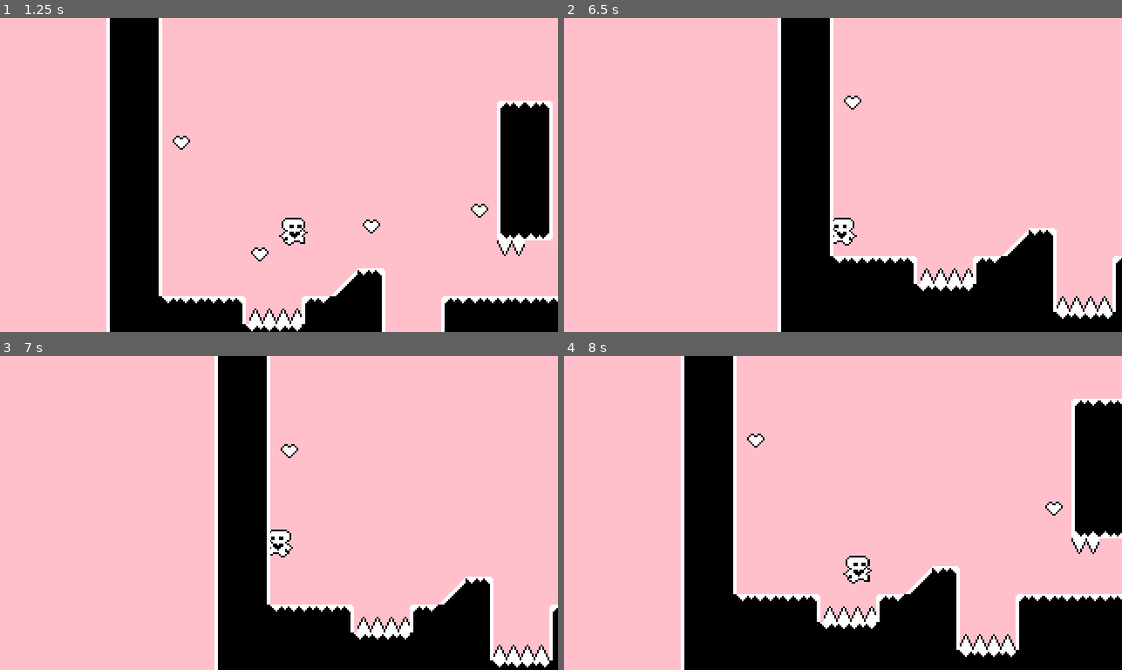
Above: before the commit, frames 1-4 (two rows, left to right).
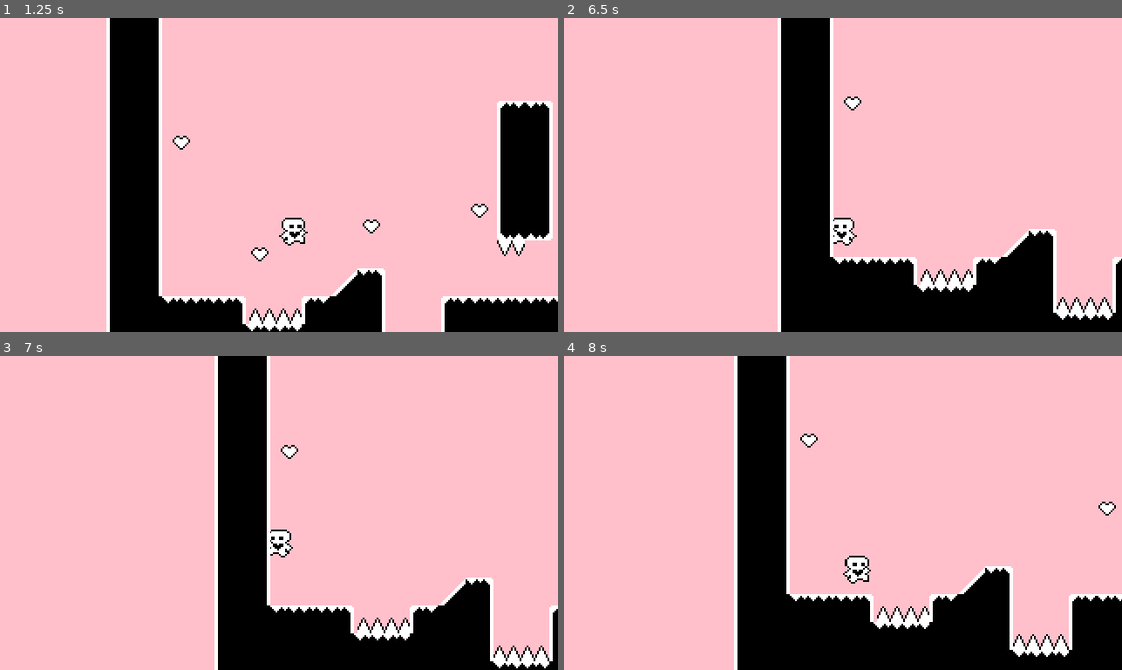
Above: after the commit, the same moments.

Repository: chloechen436/Heart-Platformer
Game: Godot game, scene res://level_one.tscn
The game is run twice, just before and just after one commit, with the same random seed, the same clock (stepped at 60 frames per second) and the same inputs.
Inputs:
- Up to frame 1 (1.25 s): tap Enter (ui_accept) at 0.5, 0.77 s; hold Right (ui_right) from 0.53 s (still down)
- Up to frame 2 (6.5 s): tap Enter (ui_accept) at 1.52, 3.02, 3.77, 4.52, 6.02 s; release Right (ui_right) at 2.03 s; hold Left (ui_left) 2.03-2.78 s; hold Right (ui_right) 2.78-4.28 s; hold Left (ui_left) 4.28-5.03 s; hold Right (ui_right) 5.03-5.78 s; hold Left (ui_left) from 5.78 s (still down)
- Up to frame 3 (7 s): keep holding Left (ui_left); tap Enter (ui_accept) at 6.77 s
- Up to frame 4 (8 s): release Left (ui_left) at 7.28 s; hold Right (ui_right) from 7.28 s (still down); tap Enter (ui_accept) at 7.52 s

Frame 1 is identical in both runs. In frame 2, 0.4% of the frame differs, in the area x 47-100%, y 24-97%; in frame 3, 0.4%; in frame 4, 28%, in the area x 20-100%, y 0-100%.

Commit message:
part 8 done

Diff:
--- a/Heart Platformer/level_one.tscn
+++ b/Heart Platformer/level_one.tscn
@@ -1,11 +1,13 @@
-[gd_scene load_steps=5 format=3 uid="uid://bhifl221bu6i3"]
+[gd_scene load_steps=6 format=3 uid="uid://bhifl221bu6i3"]
 
 [ext_resource type="PackedScene" uid="uid://cjvfn0p8aay1e" path="res://world.tscn" id="1_spmki"]
 [ext_resource type="PackedScene" uid="uid://ct4nmqbu40vrf" path="res://spikes.tscn" id="2_1xe7h"]
+[ext_resource type="PackedScene" uid="uid://b2jh5urlv1mvv" path="res://level_two.tscn" id="2_q0p0n"]
 [ext_resource type="PackedScene" uid="uid://b7ssnkt4brfcg" path="res://heart.tscn" id="3_c8cr2"]
 [ext_resource type="PackedScene" uid="uid://bx8enf5ix4chl" path="res://level_tile_map.tscn" id="4_fhmwx"]
 
 [node name="LevelOne" instance=ExtResource("1_spmki")]
+next_level = ExtResource("2_q0p0n")
 
 [node name="Player" parent="." index="0"]
 position = Vector2(49, 78)
--- a/Heart Platformer/level_transition.tscn
+++ b/Heart Platformer/level_transition.tscn
@@ -1,13 +1,29 @@
 [gd_scene load_steps=6 format=3 uid="uid://cxyoglqf88fc"]
 
-[ext_resource type="Script" path="res://level_transition.gd" id="1_nqmk7"]
+[ext_resource type="Script" path="res://level_transition.gd" id="1_ka3do"]
 
-[sub_resource type="Animation" id="Animation_tf5yh"]
+[sub_resource type="Animation" id="Animation_cd0p8"]
+resource_name = "fade_to_black"
+length = 0.5
+tracks/0/type = "value"
+tracks/0/imported = false
+tracks/0/enabled = true
+tracks/0/path = NodePath("AnimationPlayer/ColorRect:color")
+tracks/0/interp = 1
+tracks/0/loop_wrap = true
+tracks/0/keys = {
+"times": PackedFloat32Array(0, 0.5),
+"transitions": PackedFloat32Array(1, 1),
+"update": 0,
+"values": [Color(0, 0, 0, 0), Color(0, 0, 0, 1)]
+}
+
+[sub_resource type="Animation" id="Animation_b5uau"]
 length = 0.001
 tracks/0/type = "value"
 tracks/0/imported = false
 tracks/0/enabled = true
-tracks/0/path = NodePath("ColorRect:color")
+tracks/0/path = NodePath("AnimationPlayer/ColorRect:color")
 tracks/0/interp = 1
 tracks/0/loop_wrap = true
 tracks/0/keys = {
@@ -17,13 +33,13 @@
 "values": [Color(0, 0, 0, 0)]
 }
 
-[sub_resource type="Animation" id="Animation_uifq2"]
+[sub_resource type="Animation" id="Animation_djxxa"]
 resource_name = "fade_from_black"
 length = 0.5
 tracks/0/type = "value"
 tracks/0/imported = false
 tracks/0/enabled = true
-tracks/0/path = NodePath("ColorRect:color")
+tracks/0/path = NodePath("AnimationPlayer/ColorRect:color")
 tracks/0/interp = 1
 tracks/0/loop_wrap = true
 tracks/0/keys = {
@@ -33,44 +49,27 @@
 "values": [Color(0, 0, 0, 1), Color(0, 0, 0, 0)]
 }
 
-[sub_resource type="Animation" id="Animation_aw1bu"]
-resource_name = "fade_to_black"
-length = 0.5
-tracks/0/type = "value"
-tracks/0/imported = false
-tracks/0/enabled = true
-tracks/0/path = NodePath("ColorRect:color")
-tracks/0/interp = 1
-tracks/0/loop_wrap = true
-tracks/0/keys = {
-"times": PackedFloat32Array(0, 0.5),
-"transitions": PackedFloat32Array(1, 1),
-"update": 0,
-"values": [Color(0, 0, 0, 0), Color(0, 0, 0, 1)]
-}
-
-[sub_resource type="AnimationLibrary" id="AnimationLibrary_13iah"]
+[sub_resource type="AnimationLibrary" id="AnimationLibrary_12bak"]
 _data = {
-"RESET": SubResource("Animation_tf5yh"),
-"fade_from_black": SubResource("Animation_uifq2"),
-"fade_to_black": SubResource("Animation_aw1bu")
+"RESET": SubResource("Animation_b5uau"),
+"fade_from_black": SubResource("Animation_djxxa"),
+"fade_to_black": SubResource("Animation_cd0p8")
 }
 
 [node name="LevelTransition" type="CanvasLayer"]
 process_mode = 3
 layer = 10
-script = ExtResource("1_nqmk7")
+script = ExtResource("1_ka3do")
 
 [node name="AnimationPlayer" type="AnimationPlayer" parent="."]
 libraries = {
-"": SubResource("AnimationLibrary_13iah")
+"": SubResource("AnimationLibrary_12bak")
 }
 
-[node name="ColorRect" type="ColorRect" parent="."]
+[node name="ColorRect" type="ColorRect" parent="AnimationPlayer"]
 anchors_preset = 15
 anchor_right = 1.0
 anchor_bottom = 1.0
 grow_horizontal = 2
 grow_vertical = 2
-mouse_filter = 2
-color = Color(0, 0, 0, 0)
+color = Color(1, 0.760784, 0.988235, 0)
--- a/Heart Platformer/player.tscn
+++ b/Heart Platformer/player.tscn
@@ -88,6 +88,7 @@
 collision_layer = 2
 floor_constant_speed = true
 floor_snap_length = 3.0
+safe_margin = 0.1
 script = ExtResource("1_xknsx")
 movement_data = ExtResource("2_0l8ta")
 
--- a/Heart Platformer/project.godot
+++ b/Heart Platformer/project.godot
@@ -18,6 +18,7 @@
 [autoload]
 
 Events="*res://Events.gd"
+LevelTransition="*res://level_transition.tscn"
 
 [display]
 
--- a/Heart Platformer/world.gd
+++ b/Heart Platformer/world.gd
@@ -1,4 +1,6 @@
 extends Node2D
+
+@export var next_level: PackedScene
 
 @onready var level_completed = $CanvasLayer/LevelCompleted
 
@@ -9,3 +11,8 @@
 func show_level_completed():
 	level_completed.show()
 	get_tree().paused = true
+	if not next_level is PackedScene: return
+	await LevelTransition.fade_to_black()
+	get_tree().paused = false
+	get_tree().change_scene_to_packed(next_level)
+	LevelTransition.fade_from_black()
Not shown, changed: .DS_Store
Not shown, added: Heart Platformer part 8.mov
